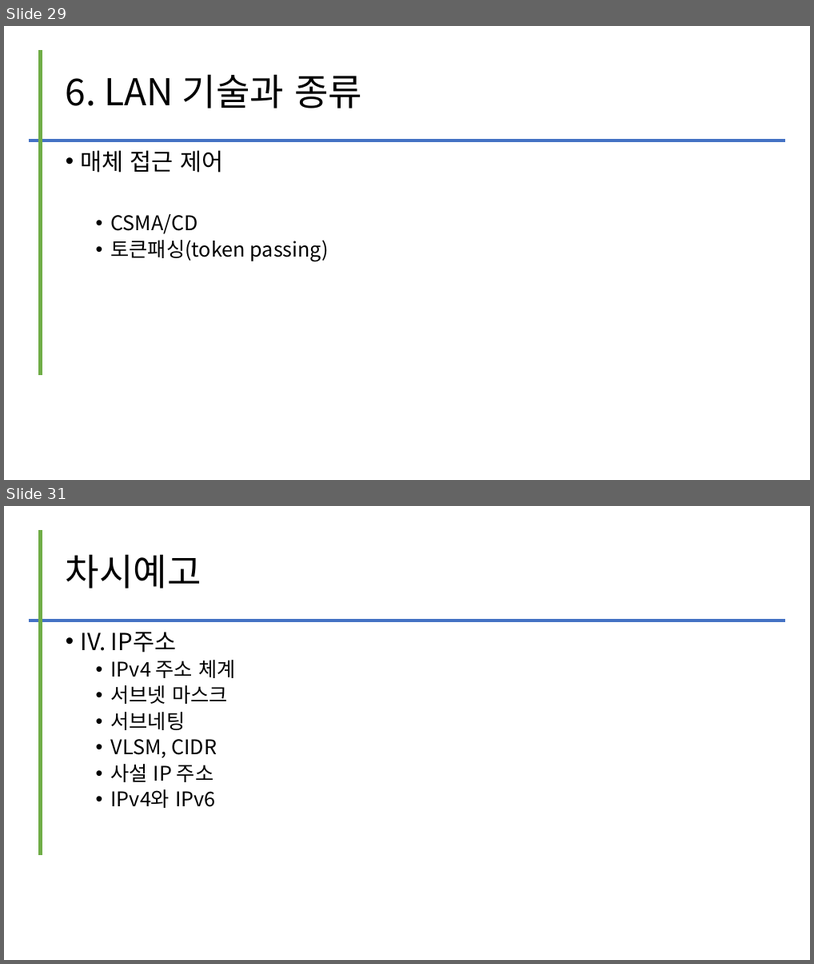
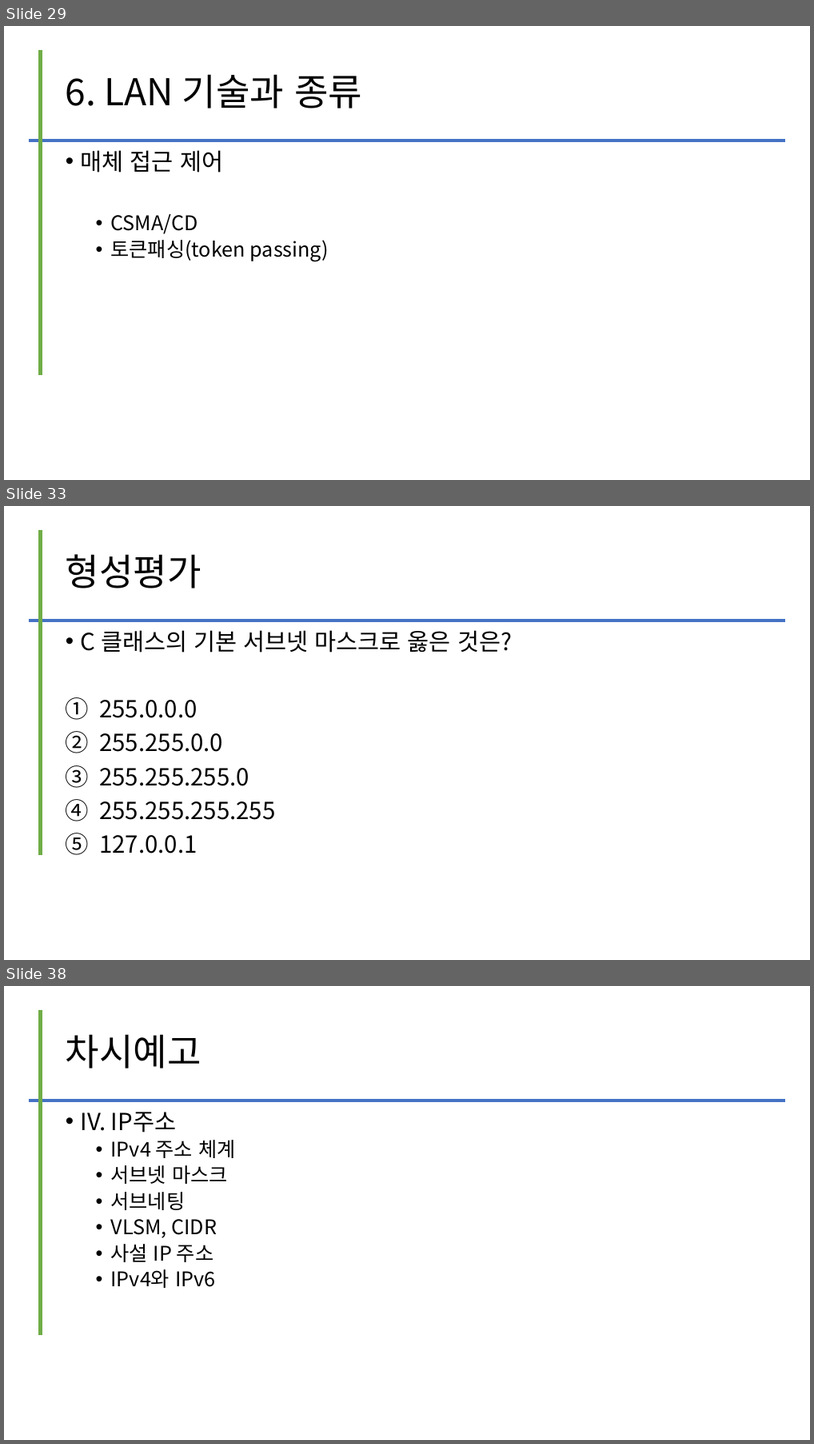
Before and after one commit to kig2929kig/2025-1-network, a slide deck: 컴퓨터 네트워크 - III. LAN.pptx. Shown one above the other, each under a label of ours: slides 29 and 31 before the commit, slides 29, 33 and 38 after it; the slides between them are not shown. The pictures are 814x964 and 814x1444 pixels, drawn with LibreOffice and Linux fonts; fonts in the diff are those of the drawing. Boxes give left, top, right and bottom in pixels: in the first picture for what was removed or moved away, otherwise in the second. Text is boxed around its words. In the diff, an @@ line names an element or a change of style, - is before the commit and + after.

```diff
--- a/컴퓨터 네트워크 - III. LAN.pptx
+++ b/컴퓨터 네트워크 - III. LAN.pptx
@@ slide 33 added at bbox=[4, 506, 810, 960], background #FFFFFF @@
@@ line added from (41, 530) to (41, 855), #70AD47 4.5 pt @@
@@ title added at bbox=[66, 554, 202, 588], 44 pt, text #000000 @@
+형성평가
@@ line added from (28, 620) to (786, 620), #4472C4 4.5 pt @@
@@ text added at bbox=[81, 630, 512, 853], 28 pt, text #000000 @@
+• C 클래스의 기본 서브넷 마스크로 옳은 것은?
+1. 255.0.0.0
+2. 255.255.0.0
+3. 255.255.255.0
+4. 255.255.255.255
+5. 127.0.0.1
@@ what was slide 31 is now slide 38 @@
```
Also in this commit, not shown: 1 slide changed, 6 other slides added, 1 slide removed.
